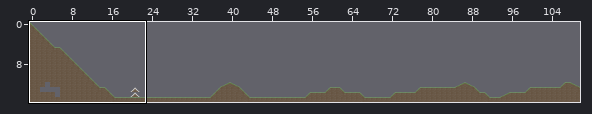
Tiled map -- Content/LevelDesignTwo.tmx. Above: a wide view before the commit, with the close-up outlined.
Close-up. Old version:
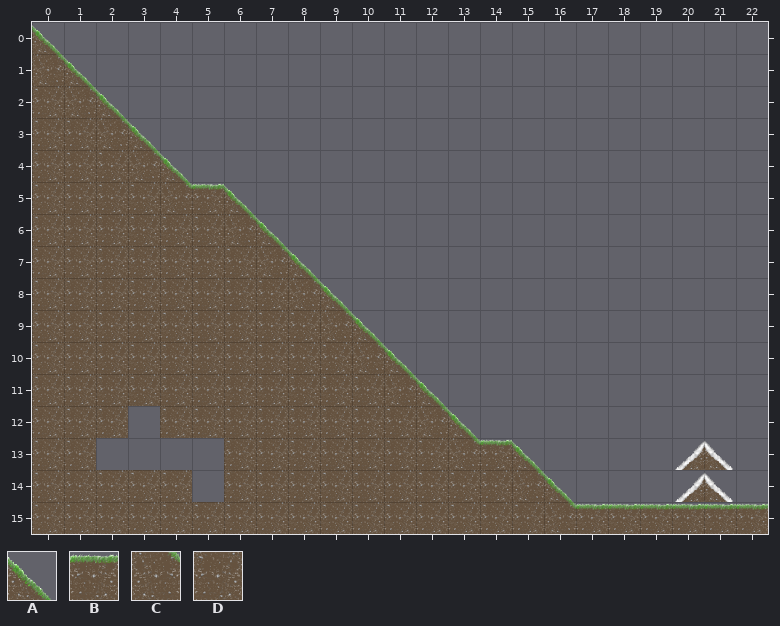
Cells are 64x64 px. Shown: x 0..22, y 0..15. The commit also changed other parts of the map, which this record leaves out.
Key: from "tilesheet": A 2, B 6, C 8, D 12.
_ is an empty cell.
Layers that did not change in this view are not listed.
Layer "Tile FG" before, first column x 0:
 0 A______________________
 1 CA_____________________
 2 DCA____________________
 3 DDCA___________________
 4 DDDCA__________________
 5 DDDDCBA________________
 6 DDDDDDCA_______________
 7 DDDDDDDCA______________
 8 DDDDDDDDCA_____________
 9 DDDDDDDDDCA____________
10 DDDDDDDDDDCA___________
11 DDDDDDDDDDDCA__________
12 DDD_DDDDDDDDCA_________
13 DD____DDDDDDDCBA_______
14 DDDDD_DDDDDDDDDCA______
15 DDDDDDDDDDDDDDDDCBBBBBB
The same view after the edit:
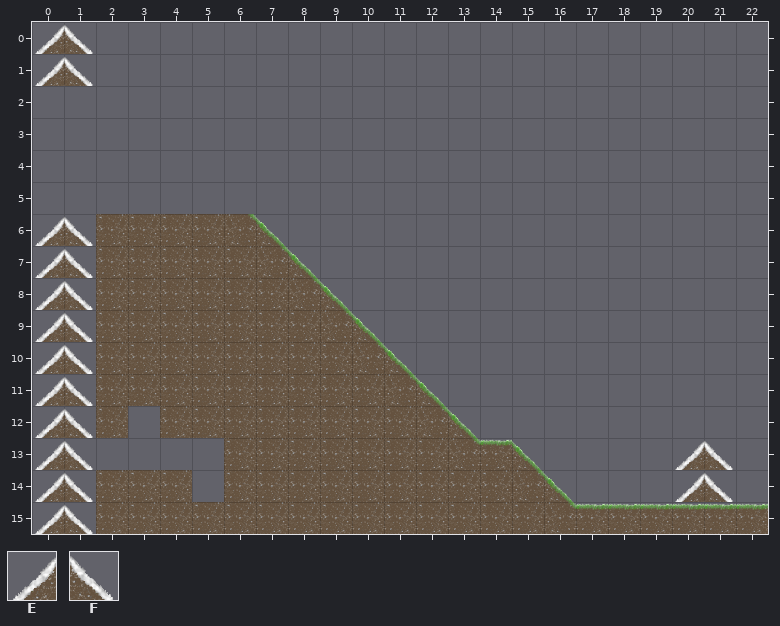
Further tiles: from "tilesheet": E 3, F 4.
Changes in this commit:
Changed rows in their new state; . is an unchanged cell.
Layer "Tile FG":
first column x 0:
 0 EF.....
 1 EF.....
 2 ___....
 3 ____...
 4 _____..
 5 _______
 6 EF.....
 7 EF.....
 8 EF.....
 9 EF.....
10 EF.....
11 EF.....
12 EF.....
13 EF.....
14 EF.....
15 EF.....
